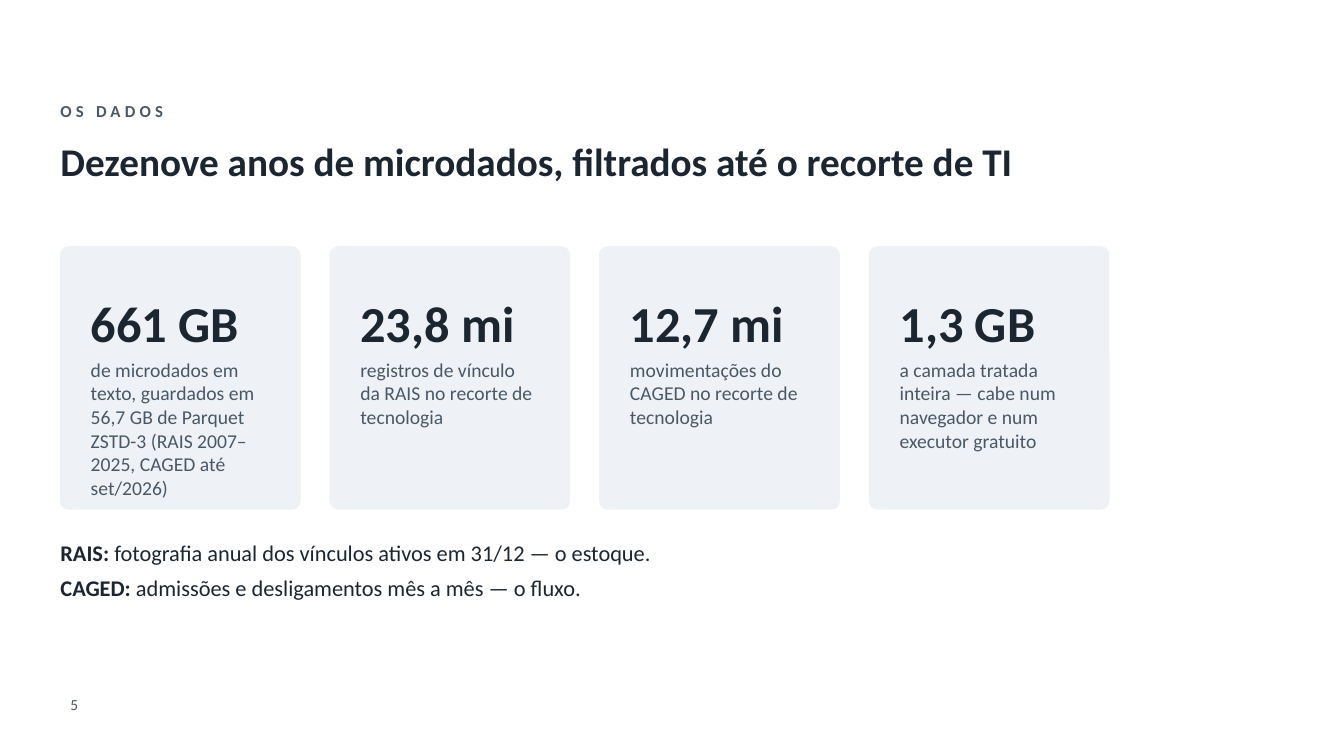
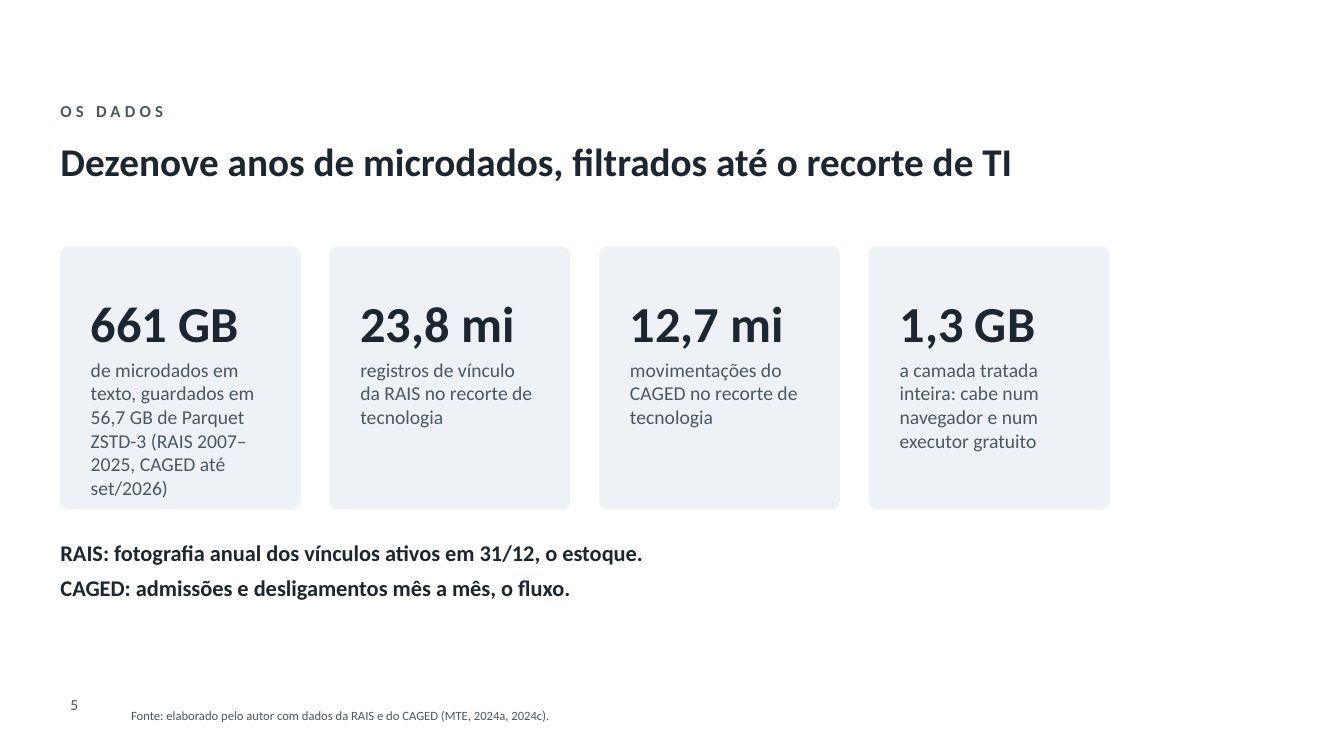
Before and after one commit to GianSE/mercadotech, a slide deck: slide 5 of apresentacao/apresentacao-tcc2.pptx. Drawn at 1344x756 pixels with LibreOffice and Linux fonts; fonts in the diff are those of the drawing; background and template pictures are left out. Boxes give left, top, right and bottom in pixels: in the first picture for what was removed or moved away, otherwise in the second. Text is boxed around its words. In the diff, an @@ line names an element or a change of style, - is before the commit and + after.

Commit message:
apresentacao: ABNT nos slides (fontes, citações e referências), falas mais naturais e mercadobrasil

```diff
--- a/apresentacao/apresentacao-tcc2.pptx
+++ b/apresentacao/apresentacao-tcc2.pptx
@@ text at (900,363,1038,452): text changed @@
-a camada tratada inteira — cabe num navegador e num executor gratuito
+a camada tratada inteira: cabe num navegador e num executor gratuito
@@ text at (60,545,643,600): text changed; bold on @@
-RAIS: fotografia anual dos vínculos ativos em 31/12 — o estoque.
-CAGED: admissões e desligamentos mês a mês — o fluxo.
+RAIS: fotografia anual dos vínculos ativos em 31/12, o estoque.
+CAGED: admissões e desligamentos mês a mês, o fluxo.
@@ text added at (131,711,549,722), 9 pt, text #4A5866 @@
+Fonte: elaborado pelo autor com dados da RAIS e do CAGED (MTE, 2024a, 2024c).
```
Also in this commit, not shown: 14 other slides changed, 1 slide added, 3 other files.
